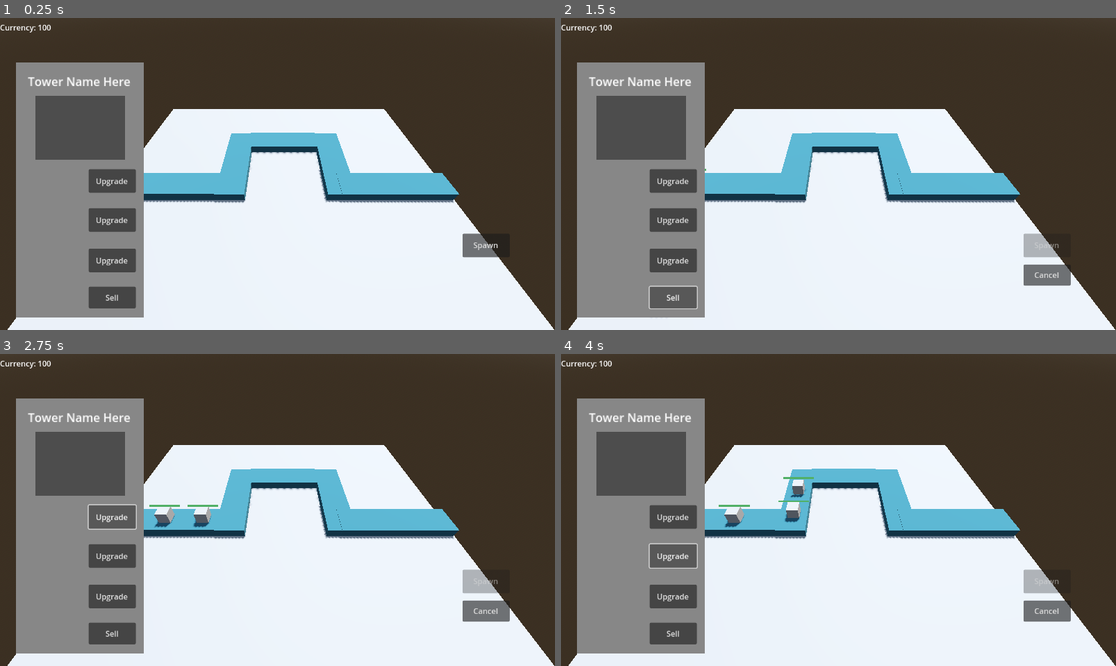
Above: before the commit, frames 1-4 (two rows, left to right).
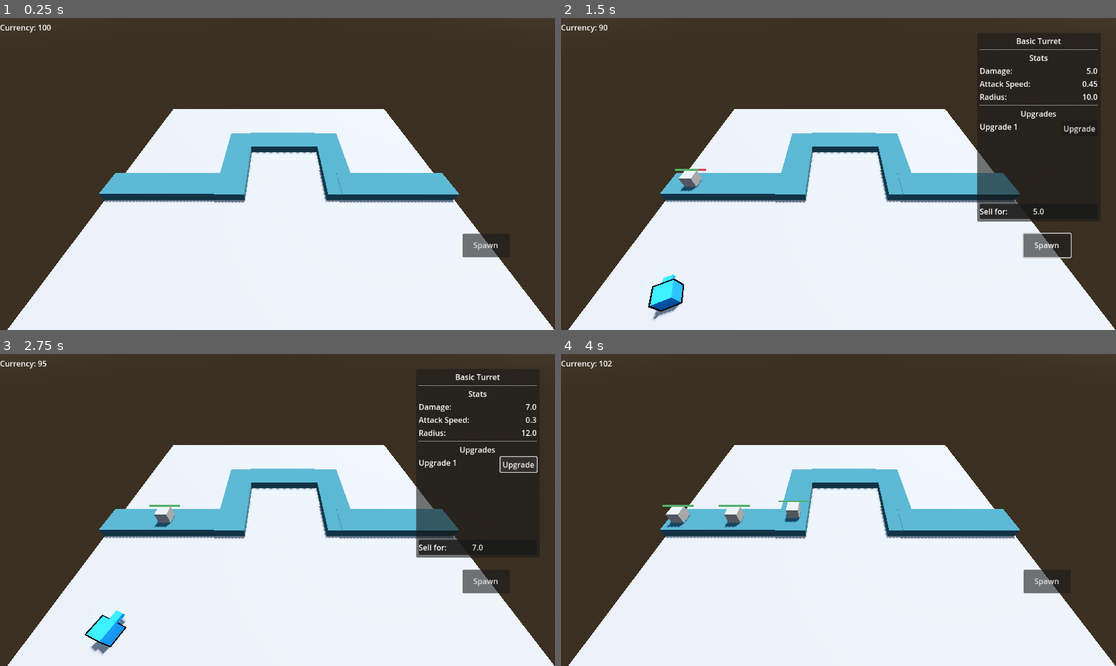
Above: after the commit, the same moments.

Repository: BurnabySouthGameDev/TowerDefence
Game: Godot game, scene res://Scenes/main.tscn
Same seed, same stepped clock (60 frames per second), same inputs: the game is played once before the commit and once after it.
Inputs (mouse positions are in pixels of both pictures, inside the frame that each line leads up to):
- Up to frame 1 (0.25 s): no input
- Up to frame 2 (1.5 s): click "Spawn" at 0.5 s; click (672, 298) at 1.25 s, where only the run before the commit has a clickable "Sell"
- Up to frame 3 (2.75 s): click "Upgrade" at 2 s
- Up to frame 4 (4 s): click "Sell" (after the commit: "7.0") at 2.75 s; click (672, 556) at 3.5 s, where only the run before the commit has a clickable "Upgrade"

The runs differ from the first frame. In frame 1, 19% of the frame differs, in the area x 2-26%, y 14-96%; in frame 2, 23%, in the area x 2-97%, y 2-97%; in frame 3, 23%; in frame 4, 20%.

Commit message:
Fixed main.tscn not working + bugfixes

Diff:
--- a/Resources/Towers/basic_turret.tres
+++ b/Resources/Towers/basic_turret.tres
@@ -5,22 +5,22 @@
 
 [sub_resource type="Resource" id="Resource_tkl0h"]
 script = ExtResource("2_f7vgk")
-stats = Array[Array]([["damage", 7, NodePath("%Damage:text")], ["attack_speed", 0.3, NodePath("%AttackSpeed:text")], ["radius", 15, NodePath("%Radius:text")], ["sell_value", 7, NodePath("%SellButton:text")]])
+stats = Array[Array]([["damage", 7.0, NodePath("%Damage:text")], ["attack_speed", 0.3, NodePath("%AttackSpeed:text")], ["radius", 12.0, NodePath("%Radius:text")], ["sell_value", 7.0, NodePath("%SellButton:text")]])
 metadata/_custom_type_script = "uid://dapii7i1tjwtr"
 
 [sub_resource type="Resource" id="Resource_f7vgk"]
 script = ExtResource("2_f7vgk")
-stats = Array[Array]([["damage", 10, NodePath("%Damage:text")], ["attack_speed", 0.3, NodePath("%AttackSpeed:text")], ["radius", 20, NodePath("%Radius:text")], ["sell_value", 10, NodePath("%SellButton:text")]])
+stats = Array[Array]([["damage", 10.0, NodePath("%Damage:text")], ["attack_speed", 0.3, NodePath("%AttackSpeed:text")], ["radius", 15.0, NodePath("%Radius:text")], ["sell_value", 10.0, NodePath("%SellButton:text")]])
 metadata/_custom_type_script = "uid://dapii7i1tjwtr"
 
 [resource]
 resource_local_to_scene = true
 script = ExtResource("1_ej7is")
 tower_name = "Basic Turret"
-damage = 5
+damage = 5.0
 attack_speed = 0.45
-radius = 10
-sell_value = 5
+radius = 10.0
+sell_value = 5.0
 number_of_upgrades = 0
 upgrades = Array[ExtResource("2_f7vgk")]([SubResource("Resource_tkl0h"), SubResource("Resource_f7vgk")])
 metadata/_custom_type_script = "uid://nf31t0owinb2"
--- a/Scenes/main.tscn
+++ b/Scenes/main.tscn
@@ -2,7 +2,6 @@
 
 [ext_resource type="PackedScene" uid="uid://ld73oby6g67" path="res://Scenes/Turrets/List/basic_turret.tscn" id="2_bo1nx"]
 [ext_resource type="Script" uid="uid://ns7g5warqqu5" path="res://Scripts/enemy_spawn.gd" id="2_ibv0h"]
-
 [ext_resource type="Script" uid="uid://bh40hhbshvymn" path="res://Scripts/UI/currency_display.gd" id="3_8gbba"]
 [ext_resource type="Script" uid="uid://nf31t0owinb2" path="res://Scripts/turrets/tower_res.gd" id="3_344ge"]
 [ext_resource type="Script" uid="uid://dq8n1fjdqpre3" path="res://Scripts/UI/spawn_button.gd" id="4_jjvhh"]
@@ -10,7 +9,6 @@
 [ext_resource type="PackedScene" uid="uid://dvdps78t4kco7" path="res://Scenes/UI/menu.tscn" id="5_21xkr"]
 [ext_resource type="PackedScene" uid="uid://gvaje4p786yv" path="res://Scenes/tower_manager.tscn" id="5_kry3j"]
 
-
 [sub_resource type="ProceduralSkyMaterial" id="ProceduralSkyMaterial_6m1b0"]
 sky_horizon_color = Color(0.64625, 0.65575, 0.67075, 1)
 ground_horizon_color = Color(0.64625, 0.65575, 0.67075, 1)
@@ -48,10 +46,10 @@
 resource_local_to_scene = true
 script = ExtResource("3_344ge")
 tower_name = "Basic Turret"
-damage = 5
+damage = 0.0
 attack_speed = 0.45
-radius = 0
-sell_value = 5
+radius = 0.0
+sell_value = 0.0
 number_of_upgrades = 0
 upgrades = Array[ExtResource("4_ynf5e")]([SubResource("Resource_tkl0h"), SubResource("Resource_f7vgk")])
 metadata/_custom_type_script = "uid://nf31t0owinb2"
@@ -115,7 +113,6 @@
 [node name="GameUI" type="CanvasLayer" parent="."]
 
 [node name="SpawnButton" type="Button" parent="GameUI" node_paths=PackedStringArray("path_node")]
-
 anchors_preset = -1
 anchor_left = 0.833333
 anchor_top = 0.691358
@@ -123,7 +120,6 @@
 anchor_bottom = 0.766975
 offset_bottom = 3.05176e-05
 text = "Spawn"
-
 script = ExtResource("4_jjvhh")
 min_distance_path = 3.0
 path_node = NodePath("../../Path/Path3D")
@@ -152,10 +148,8 @@
 anchor_top = 0.0478395
 anchor_bottom = 0.652777
 
-[node name="TowerManager" parent="." instance=ExtResource("5_kry3j")]
-unique_name_in_owner = true
-
 [node name="TowerMenu" type="ColorRect" parent="GameUI"]
+visible = false
 anchors_preset = -1
 anchor_right = 0.008
 offset_left = 33.0
@@ -222,4 +216,7 @@
 offset_bottom = 203.0
 color = Color(0.303233, 0.303233, 0.303233, 1)
 
+[node name="TowerManager" parent="." instance=ExtResource("5_kry3j")]
+unique_name_in_owner = true
+
 [connection signal="tower_menu" from="TowerManager" to="GameUI/Menu" method="_open_menu"]
--- a/Scenes/turrets/list/basic_turret.tscn
+++ b/Scenes/turrets/list/basic_turret.tscn
@@ -12,6 +12,7 @@
 albedo_color = Color(0.0862745, 0.541176, 1, 1)
 
 [sub_resource type="SphereShape3D" id="SphereShape3D_ulw1s"]
+resource_local_to_scene = true
 radius = 10.0
 
 [sub_resource type="SphereShape3D" id="SphereShape3D_slgpk"]
--- a/Scripts/UI/Menu/menu.gd
+++ b/Scripts/UI/Menu/menu.gd
@@ -45,7 +45,7 @@
 
 	for i in tower_resource.upgrades[tower_resource.number_of_upgrades].stats:
 		var stat_name: String = i[0]
-		var value: int = i[1]
+		var value: float = i[1]
 		var path: NodePath = i[2]
 
 		var node_path = path.slice(0, path.get_name_count())
--- a/Scripts/turrets/basic_turret.gd
+++ b/Scripts/turrets/basic_turret.gd
@@ -52,6 +52,7 @@
 		_fire_at(radar.current_target)
 
 	reload_timer.wait_time = resource.attack_speed
+	print(resource.attack_speed)
 
 func _fire_at(target: Node3D) -> void:
 	var target_pos = target.global_position
--- a/Scripts/turrets/tower_res.gd
+++ b/Scripts/turrets/tower_res.gd
@@ -5,14 +5,14 @@
 
 @export_group("General")
 @export var tower_name: String
-@export var damage: int
+@export var damage: float
 @export var attack_speed: float
-@export var radius: int:
+@export var radius: float:
 	set(value):
 		if radius != value:
 			radius = value
 			radius_changed.emit(value)
-@export var sell_value: int
+@export var sell_value: float
 
 @export_group("Upgrades")
 @export var number_of_upgrades: int
